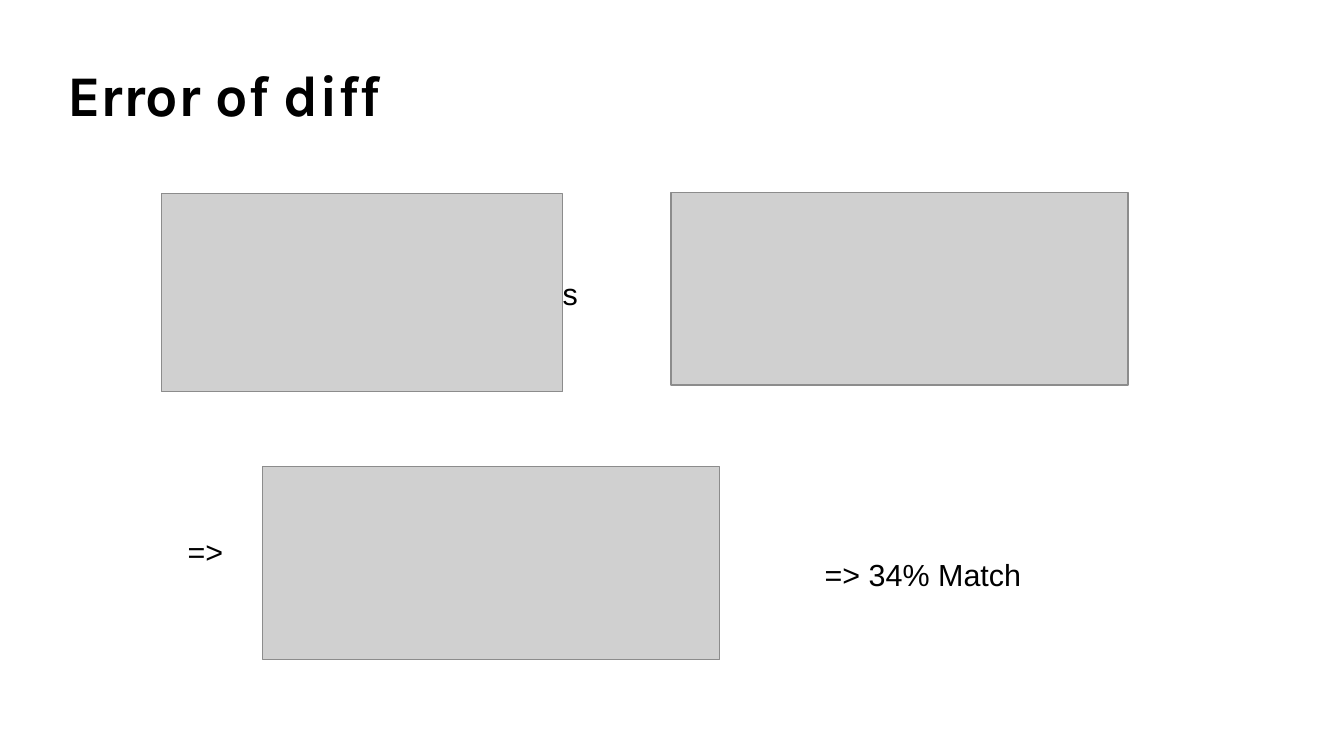
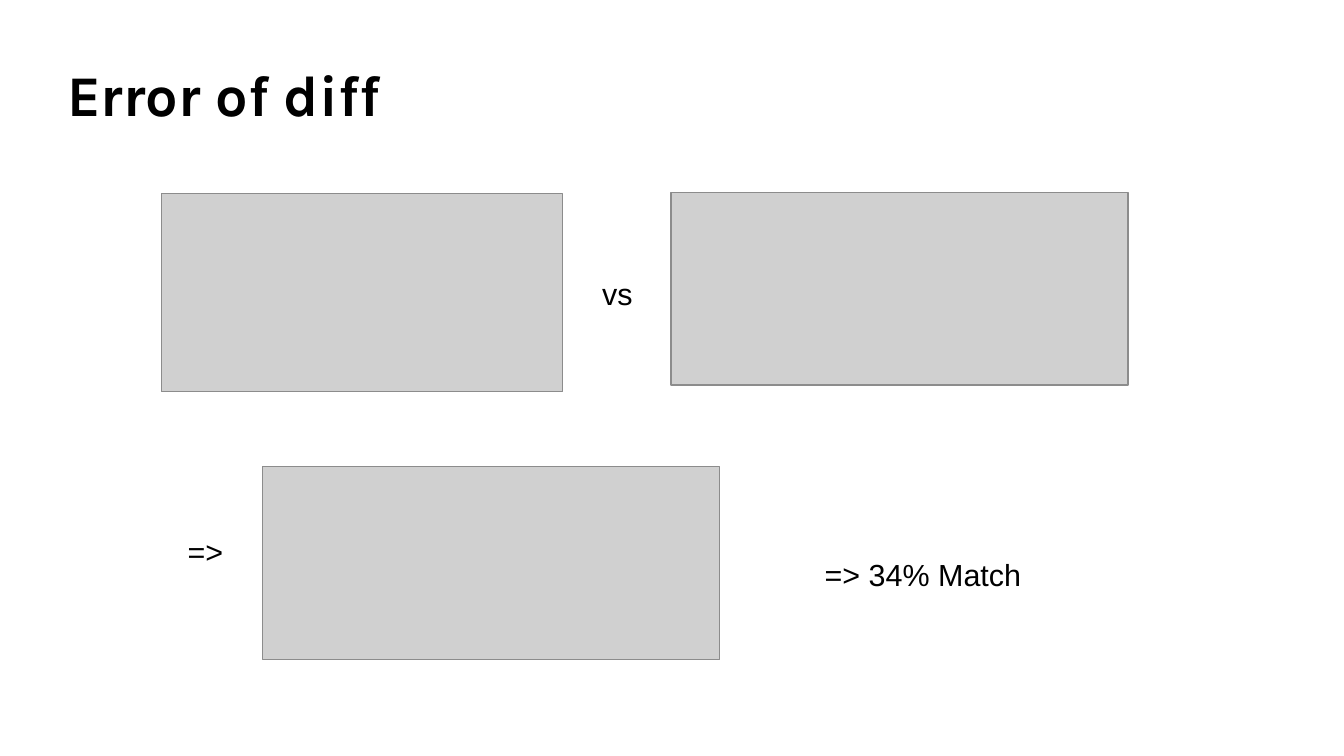
Before and after one commit to coolo/drunken-adventure, a slide deck: slide 23 of osc2017-1/openqa.odp (slide 22 before the commit). Drawn at 1344x756 pixels with LibreOffice and Linux fonts; fonts in the diff are those of the drawing; grey boxes stand for pictures; background and template pictures are left out. Boxes give left, top, right and bottom in pixels: in the first picture for what was removed or moved away, otherwise in the second. Text is boxed around its words. In the diff, an @@ line names an element or a change of style, - is before the commit and + after.

```diff
--- a/osc2017-1/openqa.odp
+++ b/osc2017-1/openqa.odp
@@ text "vs" rewrapped from [547, 281, 577, 311] to [602, 288, 632, 306] @@
```
Also in this commit, not shown: 2 other slides changed, 2 slides added.
